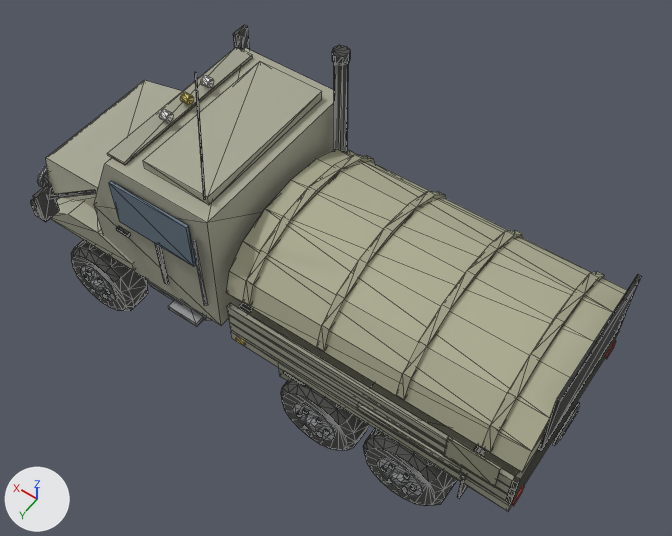
The glTF model art/models/truck.glb as it was, and as the next commit left it.
One viewpoint serves both versions: a 50 mm camera at (-4.31, 5.52, 10.29) aimed at (-0.52, 0.22, 1.96). Arrows for +X, +Y and +Z are at lower left; the lights stay in place. The older version comes first. Mesh edges are drawn as thin lines. Vertices at exactly the same position are counted once.

The first picture shows 'hull'.
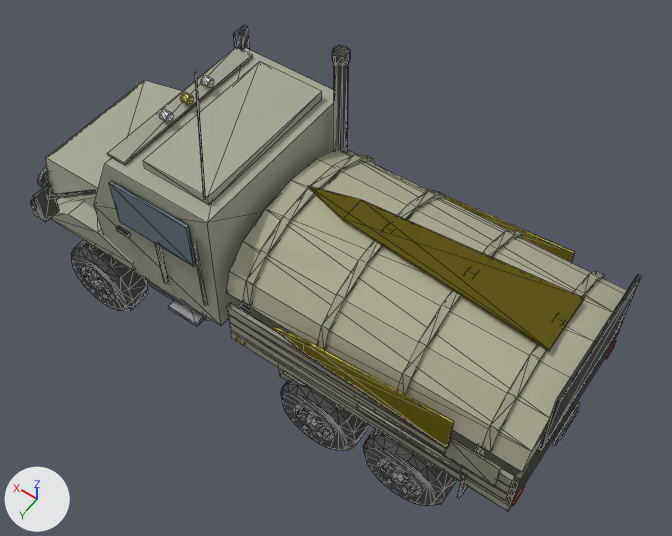
Pixel boxes [x1, y1, x2, y2] of what changed, in the pictures (672 x 536 px):
```json
{"part": 1, "of": "me_hull", "change": "added", "after": [273, 186, 584, 448]}
```

Scene script edits in JSON lines:
```json
{"op": "add", "block": "mat_signammo", "code": ["mat_signammo = bpy.data.materials.new('signammo')", "# nodes: BsdfPrincipled, Mix, OutputMaterial, VertexColor", "# colours: yellow #f9e759, mixed with the vertex colours"]}
{"block": "me_hull", "where": "# used by ob_hull; location = (0.0, 0.0, 0.0)"}
{"op": "remove", "block": "me_hull", "code": "me_hull.from_pydata(...)  # 2030 vertices, 3440 faces; spans x -3.52..3.86, y -1.83..1.83, z 0.01..4.8"}
{"op": "add", "block": "me_hull", "code": "me_hull.from_pydata(...)  # 2060 vertices, 3536 faces; spans x -3.52..3.86, y -1.83..1.83, z 0.01..4.8"}
{"block": "me_hull", "change": "me_hull part 1"}
{"block": "me_hull", "change": "30 vertices are added at x -3.13..0.01, y -1.31..1.31, z 1.74..2.8"}
{"block": "me_hull", "change": "96 new faces join them, mat_signammo"}
{"op": "add", "block": "me_hull", "code": "me_hull.materials.append(mat_signammo)"}
```
